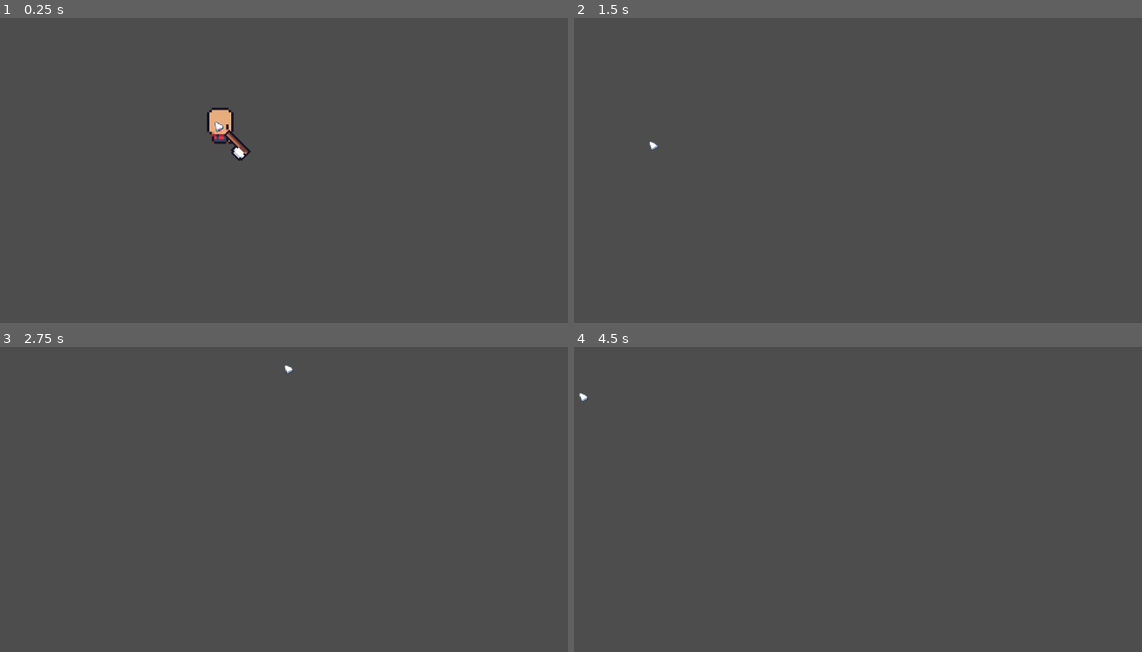
Above: before the commit, frames 1-4 (two rows, left to right).
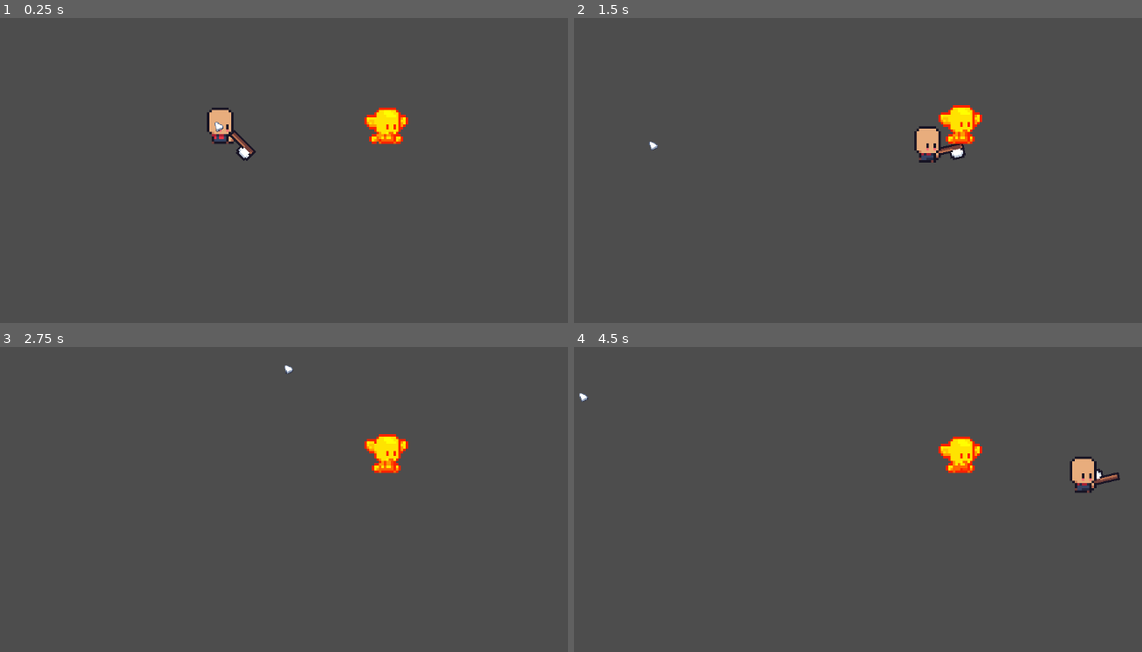
Above: after the commit, the same moments.

Repository: arek-e/brackeys-2024.2
Game: Godot game, scene res://scenes/main.tscn
The game is run twice, just before and just after one commit, with the same random seed, the same clock (stepped at 60 frames per second) and the same inputs.
Inputs (mouse positions are in pixels of both pictures, inside the frame that each line leads up to):
- Up to frame 1 (0.25 s): no input
- Up to frame 2 (1.5 s): move the mouse to (948, 106) at 0.52 s; hold D (move_right) 0.53-1.28 s; hold Shift (sprint) 0.53-1.28 s; click (948, 106) at 0.6 s; move the mouse to (653, 146) at 1.27 s; hold S (move_down) from 1.28 s (still down); tap Shift (sprint) at 1.35 s
- Up to frame 3 (2.75 s): click (79, 475) at 1.55 s; move the mouse to (289, 368) at 2.02 s; release S (move_down) at 2.03 s; hold D (move_right) from 2.03 s (still down); hold Shift (sprint) from 2.03 s (still down); click (289, 368) at 2.1 s
- Up to frame 4 (4.5 s): move the mouse to (755, 533) at 2.77 s; release D (move_right) at 2.78 s; release Shift (sprint) at 2.78 s; hold W (move_up) 2.78-3.53 s; tap Shift (sprint) at 2.85, 4.35 s; click (755, 533) at 3.05 s; move the mouse to (1000, 514) at 3.52 s; hold Shift (sprint) 3.53-4.28 s; hold A (move_left) from 3.53 s (still down); click (1000, 514) at 3.6 s; move the mouse to (585, 395) at 4.27 s

The runs differ from the first frame. In frame 1, 1.0% of the frame differs, in the area x 39-72%, y 29-47%; in frame 2, 1.3%, in the area x 59-72%, y 28-48%; in frame 3, 0.7%; in frame 4, 1.3%.

Commit message:
feat: create attack component that can control the hit box of the weapon from animation player

Diff:
--- a/classes/attack.gd
+++ b/classes/attack.gd
@@ -2,4 +2,4 @@
 
 # Just a data class, used for passing attack information
 
-var damage := 10.0
+var damage: int
--- a/resources/tools/axe/axe_tool.tres
+++ b/resources/tools/axe/axe_tool.tres
@@ -3,18 +3,18 @@
 [ext_resource type="Script" path="res://scripts/tool_resource.gd" id="1_vxjof"]
 [ext_resource type="Script" path="res://scripts/tool_sprite_attributes.gd" id="2_447qf"]
 [ext_resource type="Texture2D" uid="uid://mbgn6ofykyvm" path="res://assets/Pixel Weapons/Axe.png" id="2_rwv38"]
-[ext_resource type="Resource" uid="uid://tk6vpk8hwpn5" path="res://resources/tools/axe/directions/axeNE.tres" id="3_gabme"]
-[ext_resource type="Resource" uid="uid://dt67t2bd6xpgf" path="res://resources/tools/axe/directions/axeSE.tres" id="4_m5cs6"]
-[ext_resource type="Resource" uid="uid://b24ti455afiec" path="res://resources/tools/axe/directions/axeSW.tres" id="5_1bndm"]
-[ext_resource type="Resource" uid="uid://c20qlx65cb664" path="res://resources/tools/axe/directions/axeNW.tres" id="6_64bc7"]
+[ext_resource type="Resource" uid="uid://dt67t2bd6xpgf" path="res://resources/tools/axe/directions/axeSE.tres" id="4_d6kob"]
+[ext_resource type="Resource" uid="uid://b24ti455afiec" path="res://resources/tools/axe/directions/axeSW.tres" id="5_rvk1x"]
+[ext_resource type="Resource" uid="uid://c20qlx65cb664" path="res://resources/tools/axe/directions/axeNW.tres" id="6_ka3tn"]
+[ext_resource type="Resource" uid="uid://tk6vpk8hwpn5" path="res://resources/tools/axe/directions/axeNE.tres" id="7_sdjsn"]
 
 [resource]
 script = ExtResource("1_vxjof")
 name = "Lumberjack axe"
-description = ""
-damage_amount = 10.0
+description = "A basic axe"
+damage_amount = 8.0
 attack_type = 0
 sprite = ExtResource("2_rwv38")
 sprite_scale = Vector2(0.2, 0.2)
 sprite_position = Vector2(5, 0)
-tool_sprite_attributes = Array[ExtResource("2_447qf")]([ExtResource("4_m5cs6"), ExtResource("5_1bndm"), ExtResource("6_64bc7"), ExtResource("3_gabme")])
+tool_sprite_attributes = Array[ExtResource("2_447qf")]([ExtResource("4_d6kob"), ExtResource("5_rvk1x"), ExtResource("6_ka3tn"), ExtResource("7_sdjsn")])
--- a/resources/tools/axe/directions/axeNW.tres
+++ b/resources/tools/axe/directions/axeNW.tres
@@ -6,4 +6,4 @@
 script = ExtResource("1_wne3c")
 rotation = -135.0
 flip_h = false
-flip_v = true
+flip_v = false
--- a/resources/tools/axe/directions/axeSW.tres
+++ b/resources/tools/axe/directions/axeSW.tres
@@ -6,4 +6,4 @@
 script = ExtResource("1_17uet")
 rotation = 135.0
 flip_h = false
-flip_v = true
+flip_v = false
--- /dev/null
+++ b/scenes/attack_component.tscn
@@ -0,0 +1,6 @@
+[gd_scene load_steps=2 format=3 uid="uid://cphm6iea156mr"]
+
+[ext_resource type="Script" path="res://scripts/components/attack_component.gd" id="1_b55oi"]
+
+[node name="AttackComponent" type="Node2D"]
+script = ExtResource("1_b55oi")
--- a/scenes/components/health_component.tscn
+++ b/scenes/components/health_component.tscn
@@ -1,6 +1,6 @@
 [gd_scene load_steps=2 format=3 uid="uid://c6rdpp6jvu5dc"]
 
-[ext_resource type="Script" path="res://scripts/health_component.gd" id="1_f5bal"]
+[ext_resource type="Script" path="res://scripts/components/health_component.gd" id="1_f5bal"]
 
 [node name="HealthComponent" type="Node2D"]
 script = ExtResource("1_f5bal")
--- a/scenes/components/hitbox_component.tscn
+++ b/scenes/components/hitbox_component.tscn
@@ -1,6 +1,6 @@
 [gd_scene load_steps=2 format=3 uid="uid://xu5pxk80fusf"]
 
-[ext_resource type="Script" path="res://scripts/hitbox_component.gd" id="1_6l4ey"]
+[ext_resource type="Script" path="res://scripts/components/hitbox_component.gd" id="1_6l4ey"]
 
 [node name="HitboxComponent" type="Area2D"]
 script = ExtResource("1_6l4ey")
--- /dev/null
+++ b/scenes/components/hurtbox_component.tscn
@@ -0,0 +1,6 @@
+[gd_scene load_steps=2 format=3 uid="uid://cd8klulerv7j2"]
+
+[ext_resource type="Script" path="res://scripts/components/hurtbox_component.gd" id="1_7vu8n"]
+
+[node name="HurtboxComponent" type="Area2D"]
+script = ExtResource("1_7vu8n")
--- a/scenes/lumberjack_axe.tscn
+++ /dev/null
@@ -1,11 +0,0 @@
-[gd_scene load_steps=3 format=3 uid="uid://d1oxtaykm1qxs"]
-
-[ext_resource type="PackedScene" uid="uid://x2bj4r77d5mq" path="res://scenes/tool.tscn" id="1_vxxif"]
-[ext_resource type="Texture2D" uid="uid://mbgn6ofykyvm" path="res://assets/Pixel Weapons/Axe.png" id="2_67gsb"]
-
-[node name="Tool" instance=ExtResource("1_vxxif")]
-
-[node name="ToolSprite" parent="." index="0"]
-position = Vector2(5, 0)
-scale = Vector2(0.2, 0.2)
-texture = ExtResource("2_67gsb")
--- a/scenes/main.tscn
+++ b/scenes/main.tscn
@@ -1,6 +1,7 @@
-[gd_scene load_steps=2 format=3 uid="uid://b866g0228k4gg"]
+[gd_scene load_steps=3 format=3 uid="uid://b866g0228k4gg"]
 
 [ext_resource type="PackedScene" uid="uid://bw1exsjdhgu1q" path="res://scenes/player.tscn" id="1_43mqe"]
+[ext_resource type="PackedScene" uid="uid://t6lf8gpo5apj" path="res://scenes/target_dummy.tscn" id="2_5c4ti"]
 
 [node name="Main" type="Node2D"]
 
@@ -9,3 +10,6 @@
 [node name="Camera2D" type="Camera2D" parent="."]
 zoom = Vector2(4, 4)
 position_smoothing_enabled = true
+
+[node name="TargetDummy" parent="." instance=ExtResource("2_5c4ti")]
+position = Vector2(69, 0)
--- a/scenes/player.tscn
+++ b/scenes/player.tscn
@@ -1,12 +1,13 @@
-[gd_scene load_steps=43 format=3 uid="uid://bw1exsjdhgu1q"]
+[gd_scene load_steps=44 format=3 uid="uid://bw1exsjdhgu1q"]
 
 [ext_resource type="Script" path="res://scripts/player.gd" id="1_gif6u"]
 [ext_resource type="Texture2D" uid="uid://qlo0k2w774hq" path="res://assets/Sunnyside World/Characters/Human/IDLE/base_idle_strip9.png" id="1_ngy66"]
 [ext_resource type="Resource" uid="uid://cf08p7lotiijk" path="res://resources/tools/axe/axe_tool.tres" id="2_h2x85"]
 [ext_resource type="Texture2D" uid="uid://bj3jplgtynb" path="res://assets/Sunnyside World/Characters/Human/RUN/base_run_strip8.png" id="2_mse4e"]
 [ext_resource type="Texture2D" uid="uid://byb21ijheurg6" path="res://assets/Sunnyside World/Characters/Human/WALKING/base_walk_strip8.png" id="3_uymua"]
-[ext_resource type="Texture2D" uid="uid://mbgn6ofykyvm" path="res://assets/Pixel Weapons/Axe.png" id="5_pt4nw"]
+[ext_resource type="PackedScene" uid="uid://d1oxtaykm1qxs" path="res://scenes/tools/lumberjack_axe.tscn" id="7_4ecpq"]
 [ext_resource type="Texture2D" uid="uid://3bjw6cuc1p4t" path="res://assets/Sunnyside World/UI/cursor_03.png" id="7_tyyev"]
+[ext_resource type="PackedScene" uid="uid://cphm6iea156mr" path="res://scenes/attack_component.tscn" id="8_x53gg"]
 
 [sub_resource type="AtlasTexture" id="AtlasTexture_xq4pq"]
 atlas = ExtResource("1_ngy66")
@@ -213,26 +214,14 @@
 tracks/0/type = "value"
 tracks/0/imported = false
 tracks/0/enabled = true
-tracks/0/path = NodePath("Hand/ToolSprite:flip_h")
+tracks/0/path = NodePath("Hand/Tool:scale")
 tracks/0/interp = 1
 tracks/0/loop_wrap = true
 tracks/0/keys = {
 "times": PackedFloat32Array(0),
 "transitions": PackedFloat32Array(1),
-"update": 1,
-"values": [false]
-}
-tracks/1/type = "value"
-tracks/1/imported = false
-tracks/1/enabled = true
-tracks/1/path = NodePath("Hand/ToolSprite:flip_v")
-tracks/1/interp = 1
-tracks/1/loop_wrap = true
-tracks/1/keys = {
-"times": PackedFloat32Array(0),
-"transitions": PackedFloat32Array(1),
-"update": 1,
-"values": [false]
+"update": 0,
+"values": [Vector2(1, 1)]
 }
 
 [sub_resource type="Animation" id="Animation_sq670"]
@@ -262,30 +251,6 @@
 "update": 0,
 "values": [0.0, -0.349066, 0.0]
 }
-tracks/2/type = "value"
-tracks/2/imported = false
-tracks/2/enabled = true
-tracks/2/path = NodePath("Hand/ToolSprite:rotation")
-tracks/2/interp = 1
-tracks/2/loop_wrap = true
-tracks/2/keys = {
-"times": PackedFloat32Array(0),
-"transitions": PackedFloat32Array(1),
-"update": 0,
-"values": [0.0]
-}
-tracks/3/type = "value"
-tracks/3/imported = false
-tracks/3/enabled = true
-tracks/3/path = NodePath("Hand/ToolSprite:z_index")
-tracks/3/interp = 1
-tracks/3/loop_wrap = true
-tracks/3/keys = {
-"times": PackedFloat32Array(0),
-"transitions": PackedFloat32Array(1),
-"update": 1,
-"values": [1]
-}
 
 [sub_resource type="Animation" id="Animation_yo6ui"]
 resource_name = "swing_attack_down"
@@ -318,26 +283,31 @@
 tracks/2/type = "value"
 tracks/2/imported = false
 tracks/2/enabled = true
-tracks/2/path = NodePath("Hand:scale")
+tracks/2/path = NodePath("Hand/Tool:scale")
 tracks/2/interp = 1
 tracks/2/loop_wrap = true
 tracks/2/keys = {
-"times": PackedFloat32Array(0, 0.5),
-"transitions": PackedFloat32Array(1, 1),
-"update": 0,
-"values": [Vector2(1, 1), Vector2(1, 1)]
-}
-tracks/3/type = "value"
+"times": PackedFloat32Array(0),
+"transitions": PackedFloat32Array(1),
+"update": 0,
+"values": [Vector2(1, 1)]
+}
+tracks/3/type = "method"
 tracks/3/imported = false
 tracks/3/enabled = true
-tracks/3/path = NodePath("Hand/ToolSprite:z_index")
+tracks/3/path = NodePath("Hand/AttackComponent")
 tracks/3/interp = 1
 tracks/3/loop_wrap = true
 tracks/3/keys = {
-"times": PackedFloat32Array(0),
-"transitions": PackedFloat32Array(1),
-"update": 1,
-"values": [1]
+"times": PackedFloat32Array(0.14, 0.48),
+"transitions": PackedFloat32Array(1, 1),
+"values": [{
+"args": [true],
+"method": &"set_collision_enabled"
+}, {
+"args": [false],
+"method": &"set_collision_enabled"
+}]
 }
 
 [sub_resource type="Animation" id="Animation_1pyei"]
@@ -371,43 +341,37 @@
 tracks/2/type = "value"
 tracks/2/imported = false
 tracks/2/enabled = true
-tracks/2/path = NodePath("Hand/ToolSprite:z_index")
+tracks/2/path = NodePath("Hand/Tool:scale")
 tracks/2/interp = 1
 tracks/2/loop_wrap = true
 tracks/2/keys = {
 "times": PackedFloat32Array(0),
 "transitions": PackedFloat32Array(1),
-"update": 1,
-"values": [1]
-}
-tracks/3/type = "value"
+"update": 0,
+"values": [Vector2(1, -1)]
+}
+tracks/3/type = "method"
 tracks/3/imported = false
 tracks/3/enabled = true
-tracks/3/path = NodePath("Hand/ToolSprite:flip_h")
+tracks/3/path = NodePath("Hand/AttackComponent")
 tracks/3/interp = 1
 tracks/3/loop_wrap = true
 tracks/3/keys = {
-"times": PackedFloat32Array(0),
-"transitions": PackedFloat32Array(1),
-"update": 1,
-"values": [false]
-}
-tracks/4/type = "value"
-tracks/4/imported = false
-tracks/4/enabled = true
-tracks/4/path = NodePath("Hand/ToolSprite:flip_v")
-tracks/4/interp = 1
-tracks/4/loop_wrap = true
-tracks/4/keys = {
-"times": PackedFloat32Array(0),
-"transitions": PackedFloat32Array(1),
-"update": 1,
-"values": [true]
+"times": PackedFloat32Array(0.16, 0.48),
+"transitions": PackedFloat32Array(1, 1),
+"values": [{
+"args": [true],
+"method": &"set_collision_enabled"
+}, {
+"args": [false],
+"method": &"set_collision_enabled"
+}]
 }
 
 [sub_resource type="Animation" id="Animation_td3yj"]
 resource_name = "swing_attack_right"
 length = 0.5
+step = 0.01
 tracks/0/type = "value"
 tracks/0/imported = false
 tracks/0/enabled = true
@@ -435,14 +399,31 @@
 tracks/2/type = "value"
 tracks/2/imported = false
 tracks/2/enabled = true
-tracks/2/path = NodePath("Hand/ToolSprite:z_index")
+tracks/2/path = NodePath("Hand/Tool:scale")
 tracks/2/interp = 1
 tracks/2/loop_wrap = true
 tracks/2/keys = {
-"times": PackedFloat32Array(0, 0.5),
+"times": PackedFloat32Array(0),
+"transitions": PackedFloat32Array(1),
+"update": 0,
+"values": [Vector2(1, 1)]
+}
+tracks/3/type = "method"
+tracks/3/imported = false
+tracks/3/enabled = true
+tracks/3/path = NodePath("Hand/AttackComponent")
+tracks/3/interp = 1
+tracks/3/loop_wrap = true
+tracks/3/keys = {
+"times": PackedFloat32Array(0.2, 0.48),
 "transitions": PackedFloat32Array(1, 1),
-"update": 1,
-"values": [1, 1]
+"values": [{
+"args": [true],
+"method": &"set_collision_enabled"
+}, {
+"args": [false],
+"method": &"set_collision_enabled"
+}]
 }
 
 [sub_resource type="Animation" id="Animation_s4v1u"]
@@ -476,38 +457,31 @@
 tracks/2/type = "value"
 tracks/2/imported = false
 tracks/2/enabled = true
-tracks/2/path = NodePath("Hand/ToolSprite:z_index")
+tracks/2/path = NodePath("Hand/Tool:scale")
 tracks/2/interp = 1
 tracks/2/loop_wrap = true
 tracks/2/keys = {
 "times": PackedFloat32Array(0),
 "transitions": PackedFloat32Array(1),
-"update": 1,
-"values": [-1]
-}
-tracks/3/type = "value"
+"update": 0,
+"values": [Vector2(1, 1)]
+}
+tracks/3/type = "method"
 tracks/3/imported = false
 tracks/3/enabled = true
-tracks/3/path = NodePath("Hand/ToolSprite:flip_h")
+tracks/3/path = NodePath("Hand/AttackComponent")
 tracks/3/interp = 1
 tracks/3/loop_wrap = true
 tracks/3/keys = {
-"times": PackedFloat32Array(0),
-"transitions": PackedFloat32Array(1),
-"update": 1,
-"values": [false]
-}
-tracks/4/type = "value"
-tracks/4/imported = false
-tracks/4/enabled = true
-tracks/4/path = NodePath("Hand/ToolSprite:flip_v")
-tracks/4/interp = 1
-tracks/4/loop_wrap = true
-tracks/4/keys = {
-"times": PackedFloat32Array(0),
-"transitions": PackedFloat32Array(1),
-"update": 1,
-"values": [false]
+"times": PackedFloat32Array(0.14, 0.48),
+"transitions": PackedFloat32Array(1, 1),
+"values": [{
+"args": [true],
+"method": &"set_collision_enabled"
+}, {
+"args": [false],
+"method": &"set_collision_enabled"
+}]
 }
 
 [sub_resource type="AnimationLibrary" id="AnimationLibrary_r4yjx"]
@@ -534,14 +508,8 @@
 shape = SubResource("CapsuleShape2D_ypc0u")
 
 [node name="Hand" type="Node2D" parent="."]
-position = Vector2(-4, -7)
-rotation = 3.14159
-
-[node name="ToolSprite" type="Sprite2D" parent="Hand"]
-z_index = -1
-position = Vector2(5, 0)
-scale = Vector2(0.2, 0.2)
-texture = ExtResource("5_pt4nw")
+position = Vector2(4, -7)
+rotation = 5.76928
 
 [node name="HandSprite" type="Sprite2D" parent="Hand"]
 
@@ -553,6 +521,12 @@
 shape = SubResource("CircleShape2D_uby41")
 debug_color = Color(0.984836, 0, 0.339709, 0.42)
 
+[node name="Tool" parent="Hand" instance=ExtResource("7_4ecpq")]
+
+[node name="AttackComponent" parent="Hand" instance=ExtResource("8_x53gg")]
+position = Vector2(-8.06215, 0.0422492)
+rotation = -1.05689
+
 [node name="MouseCursor" type="Marker2D" parent="."]
 
 [node name="Sprite2D" type="Sprite2D" parent="MouseCursor"]
--- /dev/null
+++ b/scenes/target_dummy.tscn
@@ -0,0 +1,95 @@
+[gd_scene load_steps=14 format=3 uid="uid://t6lf8gpo5apj"]
+
+[ext_resource type="Script" path="res://scripts/components/health_component.gd" id="1_540jg"]
+[ext_resource type="Texture2D" uid="uid://cegnwru1onswk" path="res://assets/Sunnyside World/Characters/Goblin/PNG/spr_idle_strip9.png" id="2_7qkj3"]
+[ext_resource type="Script" path="res://scripts/components/hitbox_component.gd" id="2_eidqs"]
+
+[sub_resource type="CapsuleShape2D" id="CapsuleShape2D_af7fw"]
+radius = 8.0
+height = 18.0
+
+[sub_resource type="AtlasTexture" id="AtlasTexture_ip7em"]
+atlas = ExtResource("2_7qkj3")
+region = Rect2(0, 0, 96, 64)
+
+[sub_resource type="AtlasTexture" id="AtlasTexture_6n4t6"]
+atlas = ExtResource("2_7qkj3")
+region = Rect2(96, 0, 96, 64)
+
+[sub_resource type="AtlasTexture" id="AtlasTexture_t1r7o"]
+atlas = ExtResource("2_7qkj3")
+region = Rect2(192, 0, 96, 64)
+
+[sub_resource type="AtlasTexture" id="AtlasTexture_cbmpp"]
+atlas = ExtResource("2_7qkj3")
+region = Rect2(288, 0, 96, 64)
+
+[sub_resource type="AtlasTexture" id="AtlasTexture_w8un7"]
+atlas = ExtResource("2_7qkj3")
+region = Rect2(384, 0, 96, 64)
+
+[sub_resource type="AtlasTexture" id="AtlasTexture_h8q5s"]
+atlas = ExtResource("2_7qkj3")
+region = Rect2(480, 0, 96, 64)
+
+[sub_resource type="AtlasTexture" id="AtlasTexture_banlf"]
+atlas = ExtResource("2_7qkj3")
+region = Rect2(576, 0, 96, 64)
+
+[sub_resource type="AtlasTexture" id="AtlasTexture_c35sb"]
+atlas = ExtResource("2_7qkj3")
+region = Rect2(672, 0, 96, 64)
+
+[sub_resource type="SpriteFrames" id="SpriteFrames_miwq3"]
+animations = [{
+"frames": [{
+"duration": 1.0,
+"texture": SubResource("AtlasTexture_ip7em")
+}, {
+"duration": 1.0,
+"texture": SubResource("AtlasTexture_6n4t6")
+}, {
+"duration": 1.0,
+"texture": SubResource("AtlasTexture_t1r7o")
+}, {
+"duration": 1.0,
+"texture": SubResource("AtlasTexture_cbmpp")
+}, {
+"duration": 1.0,
+"texture": SubResource("AtlasTexture_w8un7")
+}, {
+"duration": 1.0,
+"texture": SubResource("AtlasTexture_h8q5s")
+}, {
+"duration": 1.0,
+"texture": SubResource("AtlasTexture_banlf")
+}, {
+"duration": 1.0,
+"texture": SubResource("AtlasTexture_c35sb")
+}],
+"loop": true,
+"name": &"default",
+"speed": 12.0
+}]
+
+[node name="TargetDummy" type="CharacterBody2D"]
+
+[node name="CollisionShape2D" type="CollisionShape2D" parent="."]
+shape = SubResource("CapsuleShape2D_af7fw")
+
+[node name="HealthComponent" type="Node2D" parent="."]
+script = ExtResource("1_540jg")
+
+[node name="HitboxComponent" type="Area2D" parent="." node_paths=PackedStringArray("health_component")]
+script = ExtResource("2_eidqs")
+health_component = NodePath("../HealthComponent")
+
+[node name="CollisionShape2D" type="CollisionShape2D" parent="HitboxComponent"]
+shape = SubResource("CapsuleShape2D_af7fw")
+debug_color = Color(0.984091, 0, 0.346881, 0.42)
+
+[node name="AnimatedSprite2D" type="AnimatedSprite2D" parent="."]
+self_modulate = Color(11.049, 1.658, 0, 1)
+sprite_frames = SubResource("SpriteFrames_miwq3")
+autoplay = "default"
+frame_progress = 0.485099
--- a/scenes/tool.tscn
+++ b/scenes/tool.tscn
@@ -1,11 +1,19 @@
-[gd_scene load_steps=3 format=3 uid="uid://x2bj4r77d5mq"]
+[gd_scene load_steps=4 format=3 uid="uid://x2bj4r77d5mq"]
 
 [ext_resource type="Script" path="res://tool.gd" id="1_p5sky"]
-[ext_resource type="Resource" uid="uid://cf08p7lotiijk" path="res://resources/tools/axe/axe_tool.tres" id="2_bnxjj"]
+[ext_resource type="Texture2D" uid="uid://mbgn6ofykyvm" path="res://assets/Pixel Weapons/Axe.png" id="3_jx811"]
+[ext_resource type="Script" path="res://scripts/components/hurtbox_component.gd" id="4_tye2y"]
 
 [node name="Tool" type="Node2D"]
 script = ExtResource("1_p5sky")
-tool = ExtResource("2_bnxjj")
 
 [node name="ToolSprite" type="Sprite2D" parent="."]
 unique_name_in_owner = true
+position = Vector2(5, 0)
+scale = Vector2(0.2, 0.2)
+texture = ExtResource("3_jx811")
+
+[node name="HurtboxComponent" type="Area2D" parent="."]
+position = Vector2(5, 0)
+scale = Vector2(0.2, 0.2)
+script = ExtResource("4_tye2y")
--- /dev/null
+++ b/scenes/tools/lumberjack_axe.tscn
@@ -0,0 +1,17 @@
+[gd_scene load_steps=4 format=3 uid="uid://d1oxtaykm1qxs"]
+
+[ext_resource type="PackedScene" uid="uid://x2bj4r77d5mq" path="res://scenes/tool.tscn" id="1_vxxif"]
+[ext_resource type="Resource" uid="uid://cf08p7lotiijk" path="res://resources/tools/axe/axe_tool.tres" id="2_crdgj"]
+
+[sub_resource type="RectangleShape2D" id="RectangleShape2D_vv7uh"]
+size = Vector2(6, 6.5)
+
+[node name="Tool" instance=ExtResource("1_vxxif")]
+TOOL_RESOURCE = ExtResource("2_crdgj")
+
+[node name="CollisionShape2D" type="CollisionShape2D" parent="HurtboxComponent" index="0"]
+position = Vector2(15, 8.75)
+scale = Vector2(5, 5)
+shape = SubResource("RectangleShape2D_vv7uh")
+disabled = true
+debug_color = Color(1.49205e-06, 0.639837, 0.358861, 0.42)
--- /dev/null
+++ b/scripts/components/attack_component.gd
@@ -0,0 +1,7 @@
+class_name AttackComponent
+extends Node2D
+
+signal has_attacked
+
+func set_collision_enabled(value: bool) -> void:
+	emit_signal("has_attacked", value)
--- a/scripts/health_component.gd
+++ b/scripts/components/health_component.gd
@@ -1,3 +1,4 @@
+class_name HealthComponent
 extends Node2D
 
 @export var MAX_HEALTH := 10.0
@@ -7,7 +8,7 @@
 	health = MAX_HEALTH
 
 func damage(attack: Attack):
-	health -= attack.attack_damage
+	health -= attack.damage
 
 	if health <= 0:
 		get_parent().queue_free()
--- a/scripts/hitbox_component.gd
+++ b/scripts/components/hitbox_component.gd
@@ -1,6 +1,7 @@
+class_name HitboxComponent
 extends Area2D
 
-@export var health_component : Node2D
+@export var health_component : HealthComponent
 
 func damage(attack: Attack):
 	if health_component:
--- /dev/null
+++ b/scripts/components/hurtbox_component.gd
@@ -0,0 +1,21 @@
+class_name HurtboxComponent
+extends Area2D
+
+signal hit_enemy
+
+@onready var tool: Tool = get_parent()
+
+func _ready() -> void:
+	area_entered.connect(on_area_entered)
+
+
+func on_area_entered(area: Area2D):
+	print(tool.attack_damage)
+	if area is HitboxComponent:
+		var attack := Attack.new()
+
+		attack.damage = tool.attack_damage
+
+		area.damage(attack)
+
+		hit_enemy.emit()
--- a/scripts/player.gd
+++ b/scripts/player.gd
@@ -1,3 +1,4 @@
+class_name Player
 extends CharacterBody2D
 
 @export var TOOL_RESOURCE: ToolResource
@@ -77,11 +78,11 @@
 		if last_input_direction.x < 0:
 			animated_sprite.flip_h = true
 			if animation_player.current_animation == "sprinting":
-				hand.get_node("ToolSprite").flip_h = true
+				hand.get_node("Tool").get_node("ToolSprite").flip_h = true
 		else:
 			animated_sprite.flip_h = false
 			if animation_player.current_animation == "sprinting":
-				hand.get_node("ToolSprite").flip_h = false
+				hand.get_node("Tool").get_node("ToolSprite").flip_h = false
 	else:
 		var angle = rad_to_deg(direction_to_hand.angle())
 		if angle < 0:
@@ -101,9 +102,9 @@
 	# Set the z_index to a lower value (behind player) if angle is in the north range (315° to 45°)
 	var direction_string = get_direction_from_index(nearest_angle_index)
 	if  direction_string == "nw" or direction_string == "ne":
-		hand.get_node("ToolSprite").z_index = -1  # Behind the player
-	else:
-		hand.get_node("ToolSprite").z_index = 1  # In front of the player
+		hand.get_node("Tool").get_node("ToolSprite").z_index = -1  # Behind the player
+	else:
+		hand.get_node("Tool").get_node("ToolSprite").z_index = 1  # In front of the player
 
 
 func play_animations() -> void:
@@ -194,8 +195,8 @@
 	if TOOL_RESOURCE and TOOL_RESOURCE.tool_sprite_attributes.size() > 0:
 		var tool_sprite_attributes: ToolSpriteAttributes = TOOL_RESOURCE.tool_sprite_attributes[nearest_angle_index]
 		hand.global_rotation_degrees = tool_sprite_attributes.rotation
-		hand.get_node("ToolSprite").flip_h = tool_sprite_attributes.flip_h
-		hand.get_node("ToolSprite").flip_v = tool_sprite_attributes.flip_v
+		hand.get_node("Tool").get_node("ToolSprite").flip_h = tool_sprite_attributes.flip_h
+		hand.get_node("Tool").get_node("ToolSprite").flip_v = tool_sprite_attributes.flip_v
 
 func get_mouse_direction() -> String:
 	# Calculate the direction vector from the player to the mouse
@@ -218,5 +219,4 @@
 
 func _on_animation_player_animation_finished(anim_name:StringName) -> void:
 	if anim_name.begins_with("swing_attack"):
-		print_debug("swing attack complete")
 		is_attacking = false
--- a/tool.gd
+++ b/tool.gd
@@ -1,21 +1,29 @@
 @tool
 
-extends Node2D
+class_name Tool extends Node2D
 
-@export var tool : ToolResource
+@export var TOOL_RESOURCE: ToolResource
 
-@onready var tool_sprite : Sprite2D = %ToolSprite
+@onready var attack_component: AttackComponent = get_parent().get_node("AttackComponent")
+@onready var tool_sprite: Sprite2D = %ToolSprite
+@onready var hurt_box_component: HurtboxComponent = $HurtboxComponent
+
+var attack_damage: int
+
 
 func _ready() -> void:
-	print_debug("READY")
 	load_tool()
+	attack_component.connect("has_attacked", _on_attack)
 
-func _process(delta: float) -> void:
-	pass
+
+func _on_attack(collision_enabled: bool) -> void:
+	hurt_box_component.get_node("CollisionShape2D").disabled = not collision_enabled
 
 
 func load_tool() -> void:
-	if tool:
-		tool_sprite.texture = tool.sprite
-		tool_sprite.scale = tool.sprite_scale
-		tool_sprite.position = tool.sprite_position
+	if TOOL_RESOURCE:
+		tool_sprite.texture = TOOL_RESOURCE.sprite
+		tool_sprite.scale = TOOL_RESOURCE.sprite_scale
+		tool_sprite.position = TOOL_RESOURCE.sprite_position
+		print_debug(TOOL_RESOURCE.damage_amount)
+		attack_damage = TOOL_RESOURCE.damage_amount
